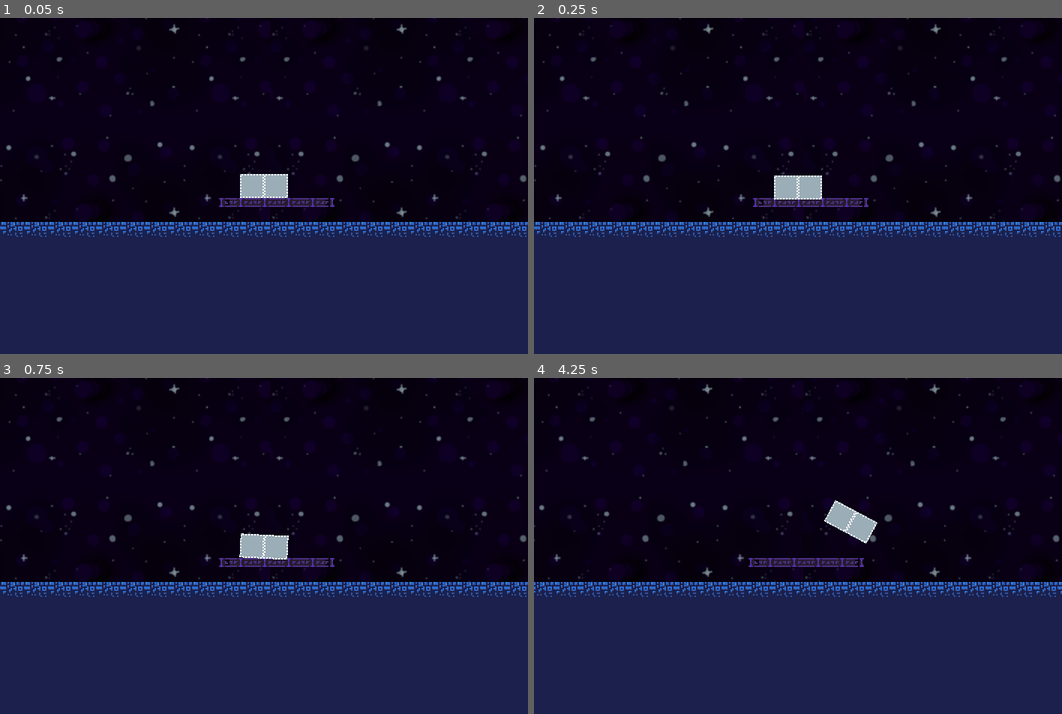
Above: before the commit, frames 1-4 (two rows, left to right).
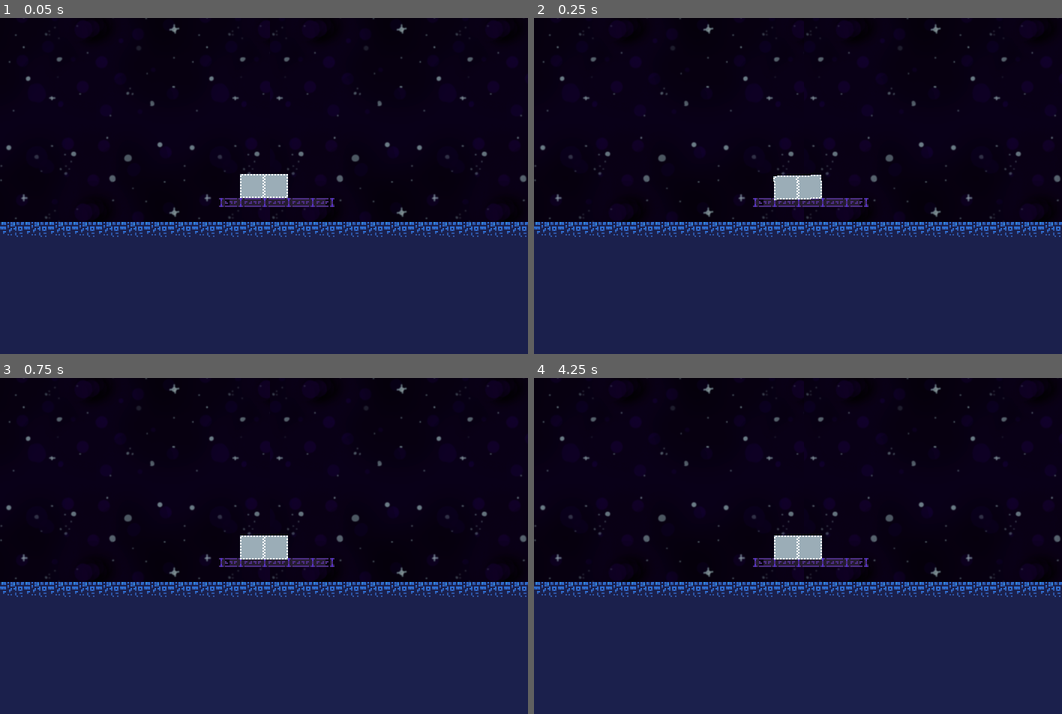
Above: after the commit, the same moments.

Repository: zio-penny/Lander
Game: Godot game, scene res://scenes/Main.tscn
Two runs of this game, one before a commit and one after it. Both use one fixed random seed, a clock stepped at 60 frames per second and the inputs below.
Inputs:
- Up to frame 1 (0.05 s): no input
- Up to frame 2 (0.25 s): no input
- Up to frame 3 (0.75 s): tap Enter at 0.5 s; hold L (PitchRight, bound only before the commit) from 0.53 s (still down); hold W (Throttle) from 0.53 s (still down)
- Up to frame 4 (4.25 s): release L (PitchRight, bound only before the commit) at 1.28 s; release W (Throttle) at 1.28 s; hold K (PitchDown, bound only before the commit) 1.28-2.03 s; tap W (Throttle) at 1.35, 2.85 s; hold L (PitchRight, bound only before the commit) 2.03-2.78 s; hold W (Throttle) 2.03-2.78 s; hold I (PitchUp, bound only before the commit) 2.78-3.53 s; hold J (PitchLeft, bound only before the commit) from 3.53 s (still down); hold W (Throttle) from 3.53 s (still down)

Frame 1 is identical in both runs. In frame 2, less than 0.1% of the frame differs, in the area x 45-55%, y 46-55%; in frame 3, 0.1%; in frame 4, 4.2%, in the area x 0-100%, y 0-66%.

Commit message:
updated names, began ground effect, tweaked numbers, BROKEN: Controls not working

Diff:
--- a/project.godot
+++ b/project.godot
@@ -50,25 +50,25 @@
 , Object(InputEventJoypadMotion,"resource_local_to_scene":false,"resource_name":"","device":-1,"axis":0,"axis_value":1.0,"script":null)
 ]
 }
-PitchLeft={
+RollLeft={
 "deadzone": 0.1,
 "events": [Object(InputEventJoypadMotion,"resource_local_to_scene":false,"resource_name":"","device":-1,"axis":2,"axis_value":-1.0,"script":null)
 , Object(InputEventKey,"resource_local_to_scene":false,"resource_name":"","device":-1,"window_id":0,"alt_pressed":false,"shift_pressed":false,"ctrl_pressed":false,"meta_pressed":false,"pressed":false,"keycode":0,"physical_keycode":74,"key_label":0,"unicode":106,"echo":false,"script":null)
 ]
 }
-PitchRight={
+RollRight={
 "deadzone": 0.1,
 "events": [Object(InputEventJoypadMotion,"resource_local_to_scene":false,"resource_name":"","device":-1,"axis":2,"axis_value":1.0,"script":null)
 , Object(InputEventKey,"resource_local_to_scene":false,"resource_name":"","device":-1,"window_id":0,"alt_pressed":false,"shift_pressed":false,"ctrl_pressed":false,"meta_pressed":false,"pressed":false,"keycode":0,"physical_keycode":76,"key_label":0,"unicode":108,"echo":false,"script":null)
 ]
 }
-PitchUp={
+AuxUp={
 "deadzone": 0.5,
 "events": [Object(InputEventKey,"resource_local_to_scene":false,"resource_name":"","device":-1,"window_id":0,"alt_pressed":false,"shift_pressed":false,"ctrl_pressed":false,"meta_pressed":false,"pressed":false,"keycode":0,"physical_keycode":73,"key_label":0,"unicode":105,"echo":false,"script":null)
 , Object(InputEventJoypadMotion,"resource_local_to_scene":false,"resource_name":"","device":-1,"axis":3,"axis_value":-1.0,"script":null)
 ]
 }
-PitchDown={
+AuxDown={
 "deadzone": 0.5,
 "events": [Object(InputEventKey,"resource_local_to_scene":false,"resource_name":"","device":-1,"window_id":0,"alt_pressed":false,"shift_pressed":false,"ctrl_pressed":false,"meta_pressed":false,"pressed":false,"keycode":0,"physical_keycode":75,"key_label":0,"unicode":107,"echo":false,"script":null)
 ]
@@ -77,6 +77,7 @@
 [physics]
 
 2d/default_gravity=0.0
+2d/default_gravity_vector=Vector2(0, 0)
 2d/default_linear_damp=0.0
 2d/default_angular_damp=0.0
 
--- a/scenes/Main.tscn
+++ b/scenes/Main.tscn
@@ -5,7 +5,8 @@
 
 [node name="Main" type="Node"]
 
-[node name="LanderScene" parent="." instance=ExtResource("1_p7pdx")]
+[node name="PodGameMode" parent="." instance=ExtResource("1_p7pdx")]
+GravityScale = 100.0
 
 [node name="GUI" type="Container" parent="."]
 script = ExtResource("2_1j1vv")
--- a/scenes/Lander.tscn
+++ b/scenes/Pod.tscn
@@ -1,6 +1,6 @@
 [gd_scene load_steps=5 format=3 uid="uid://dx4ttlvalnyng"]
 
-[ext_resource type="Script" path="res://scripts/Lander.gd" id="1_4phr4"]
+[ext_resource type="Script" path="res://scripts/Pod.gd" id="1_htjyx"]
 [ext_resource type="Texture2D" uid="uid://cbj0h085v8t1b" path="res://textures/Lander.png" id="2_wu0lr"]
 
 [sub_resource type="PhysicsMaterial" id="PhysicsMaterial_bkdgs"]
@@ -10,16 +10,16 @@
 [sub_resource type="CapsuleShape2D" id="CapsuleShape2D_50ax2"]
 radius = 7.0
 
-[node name="Lander" type="RigidBody2D"]
+[node name="Pod" type="RigidBody2D"]
 mass = 4.0
 physics_material_override = SubResource("PhysicsMaterial_bkdgs")
 continuous_cd = 2
 max_contacts_reported = 4
 contact_monitor = true
-script = ExtResource("1_4phr4")
-MainThrustPower = 2048.0
+can_sleep = false
+script = ExtResource("1_htjyx")
 ManuThrustPower = 256.0
-RotationThrustPower = 128.0
+RotationThrustPower = 256.0
 
 [node name="Sprite2D" type="Sprite2D" parent="."]
 texture_filter = 1
--- a/scenes/lander_scene.tscn
+++ b/scenes/lander_scene.tscn
@@ -1,18 +1,19 @@
 [gd_scene load_steps=8 format=3 uid="uid://dl0jxcodmqwbf"]
 
-[ext_resource type="Script" path="res://scripts/LanderScene.gd" id="1_hr234"]
-[ext_resource type="TileSet" uid="uid://css184mi4jxs6" path="res://textures/caveTiles.tres" id="2_4x64j"]
+[ext_resource type="Script" path="res://scripts/PodGameMode.gd" id="1_8kqsj"]
+[ext_resource type="TileSet" uid="uid://3nnnn53yfqgl" path="res://textures/caveTiles.tres" id="2_4x64j"]
 [ext_resource type="Texture2D" uid="uid://ddsq0ge0ty25m" path="res://textures/preview-tiled background-space-by alpha rats.png" id="2_bckvs"]
-[ext_resource type="PackedScene" uid="uid://dx4ttlvalnyng" path="res://scenes/Lander.tscn" id="2_o1ix8"]
+[ext_resource type="PackedScene" uid="uid://dx4ttlvalnyng" path="res://scenes/Pod.tscn" id="2_o1ix8"]
 [ext_resource type="Script" path="res://scripts/LandingPad.gd" id="3_y68k3"]
 [ext_resource type="Texture2D" uid="uid://ymwuvvxtbvou" path="res://textures/Space Cave Tileset.png" id="4_42mx1"]
 
 [sub_resource type="RectangleShape2D" id="RectangleShape2D_10cvo"]
 size = Vector2(77, 6)
 
-[node name="LanderScene" type="Node2D"]
+[node name="PodGameMode" type="Node2D"]
 texture_filter = 1
-script = ExtResource("1_hr234")
+script = ExtResource("1_8kqsj")
+GravityScale = 10.0
 
 [node name="ParallaxBackground" type="ParallaxBackground" parent="."]
 
--- a/scripts/LanderScene.gd
+++ /dev/null
@@ -1,8 +0,0 @@
-class_name LanderScene extends Node2D
-
-@export var GravityVector:Vector2 = Vector2(0, 1)
-@export var GravityScale:float = 32.0
-
-func _ready():
-	PhysicsServer2D.area_set_param(get_viewport().find_world_2d().space, PhysicsServer2D.AREA_PARAM_GRAVITY_VECTOR, GravityVector)
-	PhysicsServer2D.area_set_param(get_viewport().find_world_2d().space, PhysicsServer2D.AREA_PARAM_GRAVITY, GravityScale)
--- a/scripts/Lander.gd
+++ b/scripts/Pod.gd
@@ -1,16 +1,29 @@
-class_name Lander
-extends RigidBody2D
+class_name Pod extends RigidBody2D
+## A player controller for pod game mode
+# May have to generalize for NPCs
+
 
 @export var MainThrustPower: float = 3072
 @export var ManuThrustPower: float = 512
 @export var RotationThrustPower: float = 16
-@export_range(0, 90) var PitchRange: float = 90
 
 var _throttle:float
 var _throttleDown:float
-var _strafe:float
-var _pitchX:float # In radians
-var _pitchY:float # In radians
+
+var _strafeLeft: float
+var _strafeRight: float
+var _strafe: float:
+	get: return _strafeRight - _strafeLeft
+
+var _rollL:float # In radians
+var _rollR:float
+var _roll: float:
+	get: return _rollR - _rollL
+
+var _auxUp:float # In radians
+var _auxDown:float
+var _aux: float:
+	get: return _auxUp - _auxDown
 
 @onready var _mainThruster:Node2D = $MainThruster
 @export var _mainThrusterLength:float = 32
@@ -33,50 +46,49 @@
 		ratio = 1.0 - (d.length()/_mainThrusterLength)
 
 func _unhandled_input(event):
-	sleeping = false
-
 	if event.is_action_pressed("Throttle") || event.is_action_released("Throttle"):
 		_throttle = event.get_action_strength("Throttle")
+		print(_throttle)
 
 	if event.is_action_pressed("ThrottleDown") || event.is_action_released("ThrottleDown"):
 		_throttleDown = event.get_action_strength("ThrottleDown")
 
 	if event.is_action_pressed("StrafeLeft") || event.is_action_released("StrafeLeft"):
-		_strafe = -event.get_action_strength("StrafeLeft")
+		_strafeLeft = event.get_action_strength("StrafeLeft")
+
 	if event.is_action_pressed("StrafeRight") || event.is_action_released("StrafeRight"):
-		_strafe += event.get_action_strength("StrafeRight")
+		_strafeRight = event.get_action_strength("StrafeRight")
 
-	if event.is_action_pressed("PitchLeft") || event.is_action_released("PitchLeft"):
-		_pitchX = -event.get_action_strength("PitchLeft")
-	if event.is_action_pressed("PitchRight") || event.is_action_released("PitchRight"):
-		_pitchX += event.get_action_strength("PitchRight")
+	if event.is_action_pressed("RollLeft") || event.is_action_released("RollLeft"):
+		_rollL = -event.get_action_strength("RollLeft")
 
-	if event.is_action_pressed("PitchUp") || event.is_action_released("PitchUp"):
-		_pitchY = -event.get_action_strength("PitchUp")
-	if event.is_action_pressed("PitchDown") || event.is_action_released("PitchDown"):
-		_pitchY += event.get_action_strength("PitchDown")
+	if event.is_action_pressed("RollRight") || event.is_action_released("RollRight"):
+		_rollR = event.get_action_strength("RollRight")
+
+	if event.is_action_pressed("AuxUp") || event.is_action_released("AuxUp"):
+		_auxUp = -event.get_action_strength("AuxUp")
+	if event.is_action_pressed("AuxDown") || event.is_action_released("AuxDown"):
+		_auxDown = event.get_action_strength("AuxDown")
 
 func _integrate_forces(state):
-	for i in range(state.get_contact_count()):
-		var other:Object = state.get_contact_collider_object(i)
-
-		if other:
-			if other is LandingPad:
-				pass
-
-
+#	for i in range(state.get_contact_count()):
+#		var other:Object = state.get_contact_collider_object(i)
+#
+#		if other:
+#			if other is LandingPad:
+#				pass
 
 	apply_central_force(Vector2.UP.rotated(rotation) * (MainThrustPower) * _throttle)
+	apply_central_force(Vector2.DOWN.rotated(rotation) * ManuThrustPower * _throttleDown)
 
-	apply_central_force(Vector2.DOWN.rotated(rotation) * ManuThrustPower * _throttleDown)
 	apply_central_force(Vector2.RIGHT.rotated(rotation) * ManuThrustPower * _strafe)
 
-	# var targetRotation:float = _pitchX * deg_to_rad(PitchRange)
+	# var targetRotation:float = _rollL * deg_to_rad(PitchRange)
 	# var rotationDiff:float = targetRotation - rotation
 	# var shortestAngle:float = fmod((rotationDiff + PI), (2 * PI)) - PI
 	# var curveX:float = abs(rotationDiff) / PI
 
 	# apply_torque(shortestAngle * ManuThrustPower * RotationThrustPower - (angular_velocity * ManuThrustPower * RotationDampingMultiplier))
 	# apply_torque(shortestAngle * ManuThrustPower * 32)
-	apply_torque(_pitchX * ManuThrustPower * 16)
+	apply_torque(_roll * RotationThrustPower * 16)
 	apply_torque(-(angular_velocity * ManuThrustPower * 4))
--- /dev/null
+++ b/scripts/PodGameMode.gd
@@ -0,0 +1,23 @@
+class_name PodGameMode extends Node2D
+## Owns all nodes used in pod exploration scenes
+## and manages the mode's global settings
+
+## Global gravity direction. Down = (0,1)
+@export var GravityVector:Vector2 = Vector2(0,1)
+## Global gravity scale. Earth = 1000.0, Moon = 100.0
+@export var GravityScale:float = 100.0
+
+@onready var spaceRID:RID = get_viewport().find_world_2d().space
+
+func _ready():
+	updateGravityScale(GravityScale)
+	updateGravityVector(GravityVector)
+
+## Takes in a float and updates the PhysicsServer
+func updateGravityScale(scale) -> void:
+	PhysicsServer2D.area_set_param(spaceRID, PhysicsServer2D.AREA_PARAM_GRAVITY, scale)
+	print("Gravity Scale Updated: ", PhysicsServer2D.area_get_param(spaceRID, PhysicsServer2D.AREA_PARAM_GRAVITY))
+
+func updateGravityVector(vector:Vector2) -> void:
+	PhysicsServer2D.area_set_param(spaceRID, PhysicsServer2D.AREA_PARAM_GRAVITY_VECTOR, vector)
+	print("Gravity Vector Updated: ", PhysicsServer2D.area_get_param(spaceRID, PhysicsServer2D.AREA_PARAM_GRAVITY_VECTOR))
Not shown: 1 places in textures/caveTiles.tres that only renumber resources
